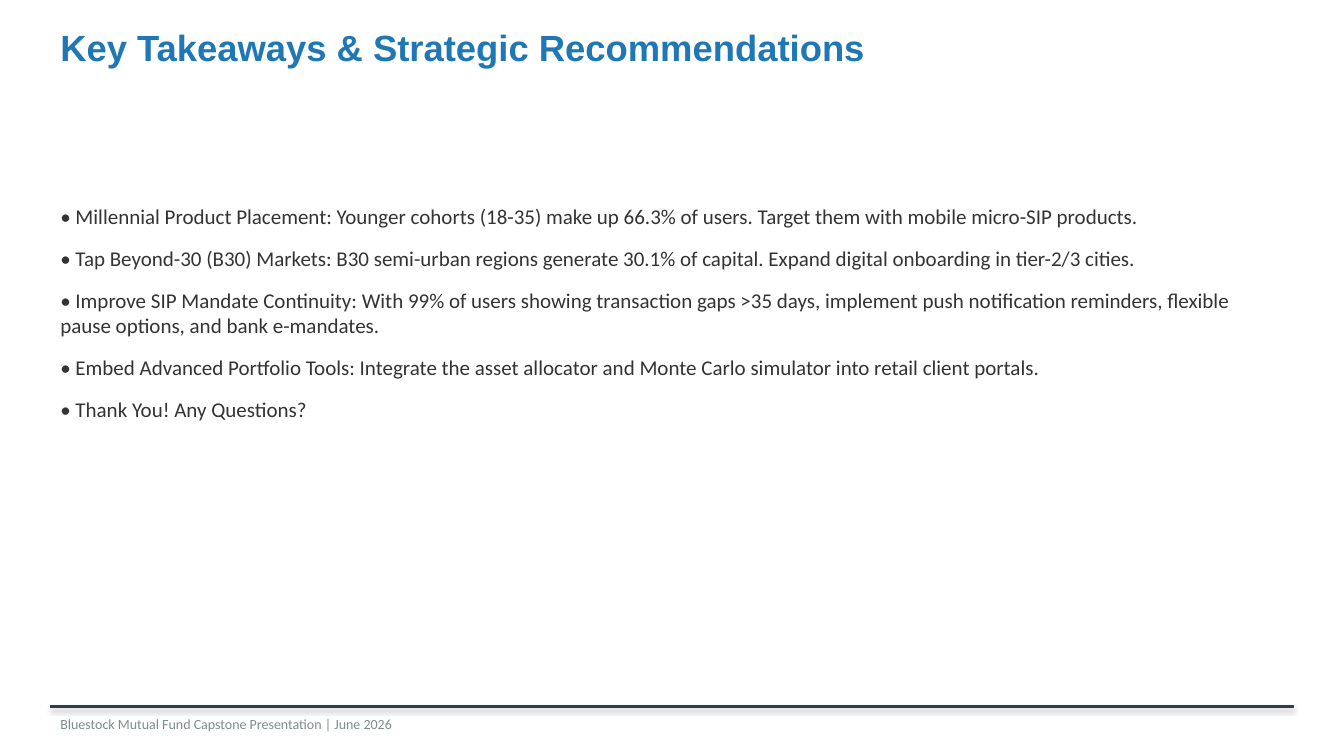
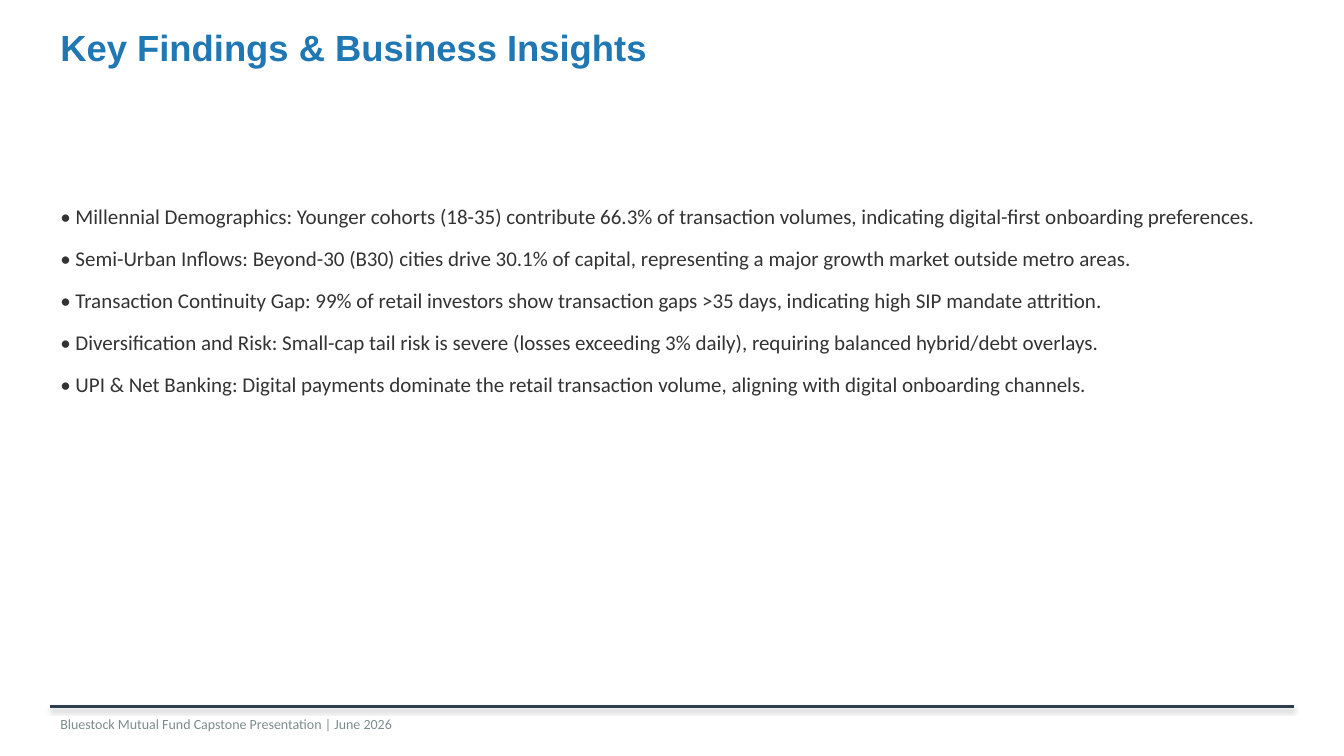
Before and after one commit to MxthThunder/mf-capstone, a slide deck: slide 11 of Bluestock_MF_Presentation.pptx (slide 12 before the commit). Drawn at 1344x756 pixels with LibreOffice and Linux fonts; fonts in the diff are those of the drawing. Boxes give left, top, right and bottom in pixels: in the first picture for what was removed or moved away, otherwise in the second. Text is boxed around its words. In the diff, an @@ line names an element or a change of style, - is before the commit and + after.

```diff
--- a/Bluestock_MF_Presentation.pptx
+++ b/Bluestock_MF_Presentation.pptx
@@ text at box(60, 34, 646, 69): text changed @@
-Key Takeaways & Strategic Recommendations
+Key Findings & Business Insights
@@ text at box(75, 209, 1254, 396): text changed @@
-• Millennial Product Placement: Younger cohorts (18-35) make up 66.3% of users. Target them with mobile micro-SIP products.
-• Tap Beyond-30 (B30) Markets: B30 semi-urban regions generate 30.1% of capital. Expand digital onboarding in tier-2/3 cities.
-• Improve SIP Mandate Continuity: With 99% of users showing transaction gaps >35 days, implement push notification reminders, flexible pause options, and bank e-mandates.
-• Embed Advanced Portfolio Tools: Integrate the asset allocator and Monte Carlo simulator into retail client portals.
-• Thank You! Any Questions?
+• Millennial Demographics: Younger cohorts (18-35) contribute 66.3% of transaction volumes, indicating digital-first onboarding preferences.
+• Semi-Urban Inflows: Beyond-30 (B30) cities drive 30.1% of capital, representing a major growth market outside metro areas.
+• Transaction Continuity Gap: 99% of retail investors show transaction gaps >35 days, indicating high SIP mandate attrition.
+• Diversification and Risk: Small-cap tail risk is severe (losses exceeding 3% daily), requiring balanced hybrid/debt overlays.
+• UPI & Net Banking: Digital payments dominate the retail transaction volume, aligning with digital onboarding channels.
```
Also in this commit, not shown: 4 other slides changed, 1 slide added, 1 slide removed, 19 other files.
